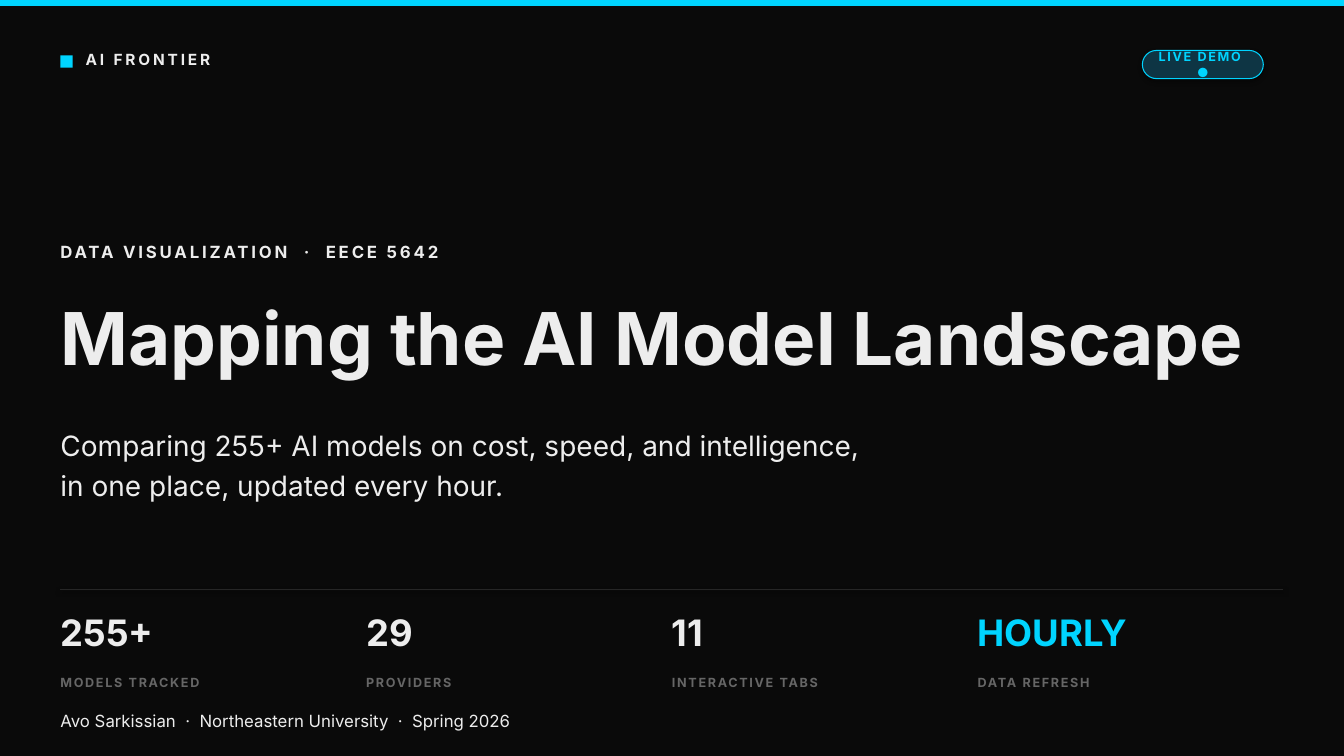
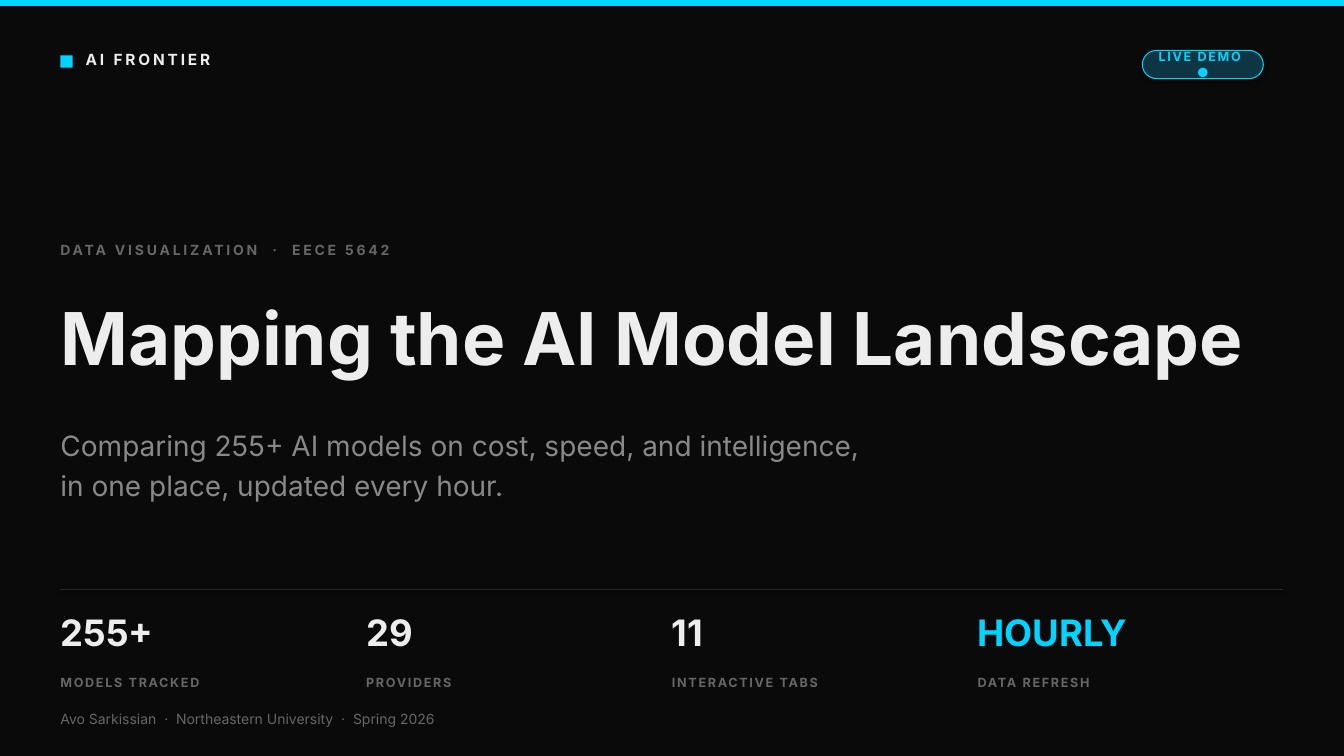
Before and after one commit to Avo-Sarkissian/AI-Frontier-Database, a slide deck: slide 1 of AI_Frontier_Presentation.pptx. Drawn at 1344x756 pixels with LibreOffice and Linux fonts; fonts in the diff are those of the drawing. Boxes give left, top, right and bottom in pixels: in the first picture for what was removed or moved away, otherwise in the second. Text is boxed around its words. In the diff, an @@ line names an element or a change of style, - is before the commit and + after.

```diff
--- a/AI_Frontier_Presentation.pptx
+++ b/AI_Frontier_Presentation.pptx
@@ text "DATA VISUALIZATION · EECE 5642" at box(292, 245, 389, 255): size 12 to 10 pt, text colour #EDEDED to #666666 @@
@@ text "Comparing 255+ AI models on ..." at box(60, 435, 859, 462): text colour #EDEDED to #888888 @@
@@ text "in one place, updated every ..." at box(60, 475, 503, 502): text colour #EDEDED to #888888 @@
@@ text "Avo Sarkissian · Northeastern University ..." at box(60, 714, 435, 727): size 12 to 10 pt, text colour #EDEDED to #666666 @@
```
Also in this commit, not shown: 7 other slides changed, 3 slides added, 2 other files.
